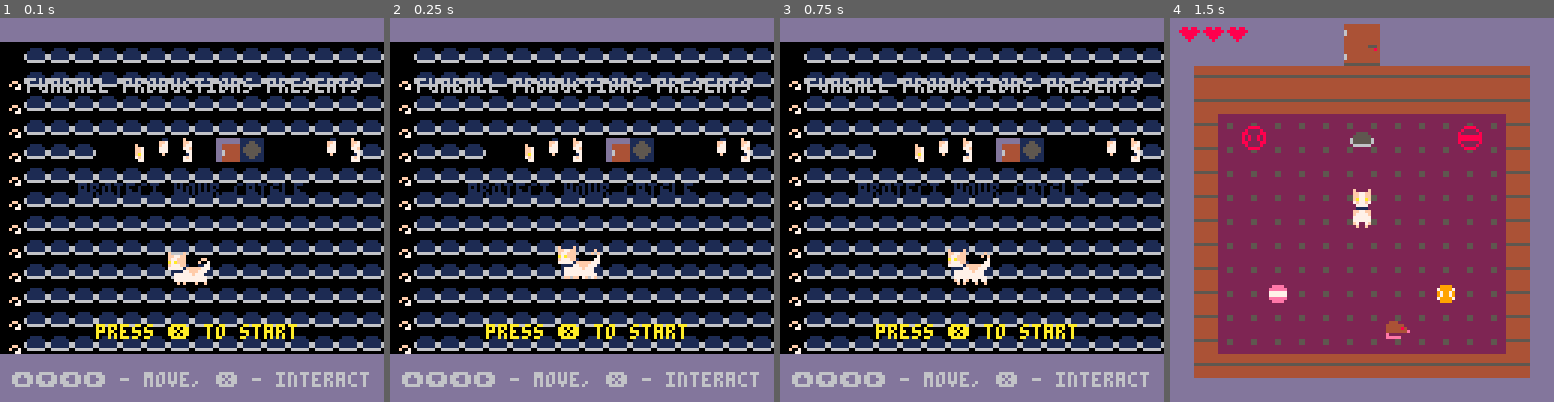
Above: before the commit, frames 1-4 (left to right).
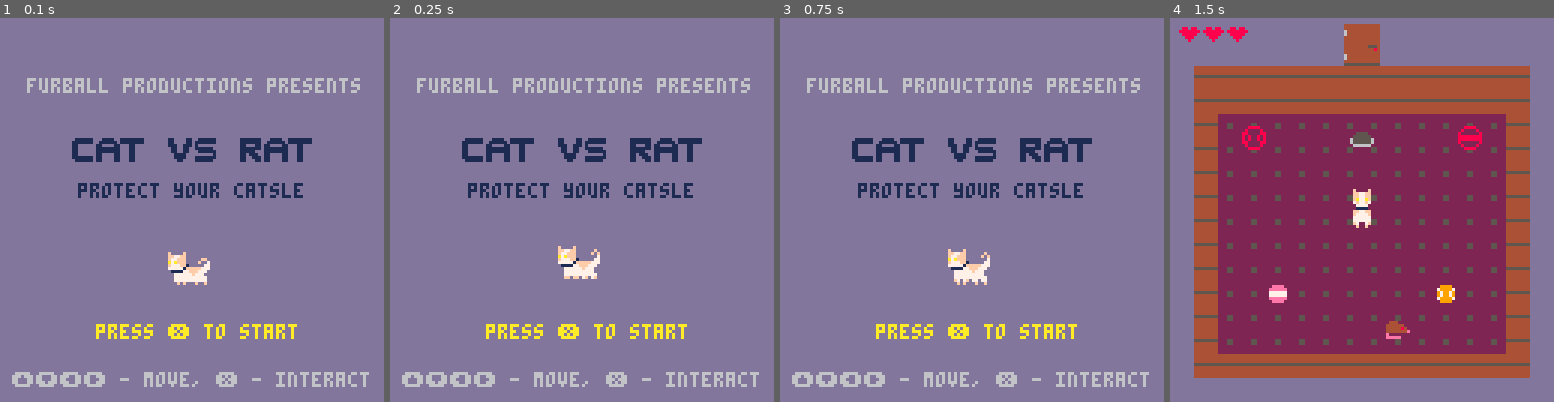
Above: after the commit, the same moments.

Repository: Mpgrime/GameDesign
Game: PICO-8 cartridge catgame.p8
Two runs of this game, one before a commit and one after it. Both use one fixed random seed, a clock stepped at 60 frames per second and the inputs below.
Inputs:
- Up to frame 1 (0.1 s): no input
- Up to frame 2 (0.25 s): no input
- Up to frame 3 (0.75 s): no input
- Up to frame 4 (1.5 s): tap X (X key) at 1.07 s

The runs differ from the first frame. In frame 1, 77% of the frame differs, in the area x 0-100%, y 6-88%; in frame 2, 77%; in frame 3, 77%; in frame 4, nothing differs.

Commit message:
Fixed the house walls "again" + Please don't just merge things

Diff:
--- a/catgame.p8
+++ b/catgame.p8
@@ -960,12 +960,12 @@
 47474343434343434343434343434343474754545d5e5d5e7d7e5d5e5d5e5454474743434343434343434343434343434747434343434343434343434343434347696f6f6f6f6f6f6f6f6f6f6f6f6f6f6969697f7f7f7f7f7f7f7f7f7f7f7f7f69697f7f6f6f6f6f6f6f6f6f6f60606069000000000000000000000000000000
 4747434343434343434343434343434347475454545454545454545454545454474743434343434343434343434343434747434343434343434343434343434347696f6f6f6f6f6f6f6f6f6f6f6f6f6f69697f7f7f7f7f7f7f7f7f7f7f7f7f7f69697f7f6f6f6f6f6f6f6f6f6f60606069000000000000000000000000000000
 4747434646464646464646464646464347475454545454545454545454545454474743434343434343434343434343434747434343434343434343434343434347696f6f6f6f6f6f6f6f6f6f6f6f6f6f69697f7f7f7f7f7f7f7f7f7f7f7f7f7f69696f6f6f6f6f6f6f6f6f6f6f60606069000000000000000000000000000000
-4747434646464646464646464646464347475454545454545454545454545454474743434343434343434343434343434747434343434343434343434848484347696f6f6f6f6f6f6f6f6f6f6f6f6f6f69697f7f7f7f7f7f7f7f7f7f7f7f7f7f69696f6f6f6f6f6f6f6f6f6f6060606069000000000000000000000000000000
-4747434646464646464646464646464347475454545454545454545454545454474743434343434343434343434343434747434343434343434343434848484347696f6f6f6f6f6f6f6f6f6f6f6f6f6f69697f7f7f7f7f7f7f7f7f7f7f7f7f7f69696f6f6f6f6f6f606060606060606069000000000000000000000000000000
-4747434646464646464646464646464347475454545454544343434343434343434343434343434343434343434343434343434343434343434343434848484347696f6f6f6f6f6f6f6f6f6f6f6f6f6f69697f7f7f7f7f7f7f7f7f7f7f7f7f7f69696f6f6f6f60606060606060606f6f69000000000000000000000000000000
-4747434646464646464646464646464347475454545454434343434343434343434343434343434343434343434343434343434343434343434343434848484347696f6f6f6f6f6f6f6f6f6f6f6f6f6f69697f7f7f7f7f7f7f7f7f7f7f7f7f7f69696f6f6f6f6060606f6f6f6f6f6f6f69000000000000000000000000000000
-4747434646464646464646464646464347475454545443434343434343434343434343434343434343434343434343434343434343434343434343434848484347696f6f6f6f6f6f6f6f6f6f6f6f6f6f69697f7f7f7f7f7f7f7f7f7f7f7f7f7f69696f6f6f6f60606f6f6f6f6f6f6f6f69000000000000000000000000000000
-4747434646464646464646464646464347475454544343434343434343434343474743434343434343434343434343434747434343434343434343434848484347696f6f6f6f6f6f6f6f6f6f6f6f6f6f69697f7f7f7f7f7f7f7f7f7f7f7f7f7f69696f6f6f6060606f6f6f6f6f6f6f6f69000000000000000000000000000000
+4747434646464646464646464646464347475454545454545454545454545454474743434343434343434343434343434747434343434343434343434348484847696f6f6f6f6f6f6f6f6f6f6f6f6f6f69697f7f7f7f7f7f7f7f7f7f7f7f7f7f69696f6f6f6f6f6f6f6f6f6f6060606069000000000000000000000000000000
+4747434646464646464646464646464347475454545454545454545454545454474743434343434343434343434343434747434343434343434343434348484847696f6f6f6f6f6f6f6f6f6f6f6f6f6f69697f7f7f7f7f7f7f7f7f7f7f7f7f7f69696f6f6f6f6f6f606060606060606069000000000000000000000000000000
+4747434646464646464646464646464347475454545454544343434343434343434343434343434343434343434343434343434343434343434343434348484847696f6f6f6f6f6f6f6f6f6f6f6f6f6f69697f7f7f7f7f7f7f7f7f7f7f7f7f7f69696f6f6f6f60606060606060606f6f69000000000000000000000000000000
+4747434646464646464646464646464347475454545454434343434343434343434343434343434343434343434343434343434343434343434343434348484847696f6f6f6f6f6f6f6f6f6f6f6f6f6f69697f7f7f7f7f7f7f7f7f7f7f7f7f7f69696f6f6f6f6060606f6f6f6f6f6f6f69000000000000000000000000000000
+4747434646464646464646464646464347475454545443434343434343434343434343434343434343434343434343434343434343434343434343434348484847696f6f6f6f6f6f6f6f6f6f6f6f6f6f69697f7f7f7f7f7f7f7f7f7f7f7f7f7f69696f6f6f6f60606f6f6f6f6f6f6f6f69000000000000000000000000000000
+4747434646464646464646464646464347475454544343434343434343434343474743434343434343434343434343434747434343434343434343434348484847696f6f6f6f6f6f6f6f6f6f6f6f6f6f69697f7f7f7f7f7f7f7f7f7f7f7f7f7f69696f6f6f6060606f6f6f6f6f6f6f6f69000000000000000000000000000000
 4747434646464646464646464646464347475454434343434343434343434343474743434343434343434343434343434747434343434343434343434343434347697f7f7f7f6f6f60606f6f6f7f7f7f69697f7f7f7f7f7f7f7f7f7f7f7f7f7f69696f6f6f6060606f6f6f6f6f6f6f6f69000000000000000000000000000000
 4747434646464646464646464646464347475443434343434343434343434343474743434343434343434343434343434747434343434343434343434343434347697f7f7f7f6f606060606f6f7f7f7f69697f7f7f7f7f7f7f7f7f7f7f7f7f7f69696060606060606f6f6f6f7f7f6f6f69000000000000000000000000000000
 4747434646464646464646464646464347474343434343434343434343434343474743434343434343434343434343434747434343434343434343434343434347697f7f7f7f6f606060606f6f7f7f7f696969696f6f6f6f6f6f6f6f6f6f6f6969696060606060606f6f6f6f7f7f6f6f69000000000000000000000000000000
@@ -973,7 +973,6 @@
 47474747474747474747474747474747474747474747474343434347474747474747474747474743434343474747474747474747474747434343434747474747476a69696969696060606069696969696a696969696969696f6f6f69696969696969606060606060696969696969696969000000000000000000000000000000
 4747474747474747474747474747474747474747474747434343434747474747474747474747474343434347474747474747474747474743434343474747474747616261626162616261626162616261624f4f4f4f4f4f4f4f4f4f4f4f4f4f4f4f5f5f5f5f5f5f5f5f5f5f5f5f5f5f5f5f000000000000000000000000000000
 4747474747474747474747474747474747474747474747434343434747474747474747474747474343434347474747474747474747474743434343474747474747616261626162616261626162616261624f4f4f4f4f4f4f4f4f4f4f4f4f4f4f4f5f5f5f5f5f5f5f5f5f5f5f5f5f5f5f5f000000000000000000000000000000
-<<<<<<< HEAD
 4747474747474747474747474747474747474343434343434343434343434343474743434343434343434343434343434747434343434343434343434343434347616261626162616261626162616261626364646464646464646464646464646863646464646464646464646464646468000000000000000000000000000000
 4747474747474747474747474747474747474343434343434343434343434343474743434343434343434343434343434747434343434343434343434343434347616261626162616261626162616261626364646464646464646464646464646863646464646464646464646464646468000000000000000000000000000000
 4747474747474747474747474747474747474343434343434343434343434343474743464646464646464646464646434747434343434343434343434343434347616261626162616261626162616261626364646464646464646464646464646863646464646464646464646464646468000000000000000000000000000000
@@ -987,28 +986,12 @@
 4747474747474747474747474747474747474343434358585858585843434343474743464646464646464646464646434747435555555555555555555555554347616261626162616261626162616261626364646464646464646464646464646863646464646464646464646464646468000000000050000000000000000000
 4747474747474747474747474747474747474343434343434343434343434343474743464646464646464646464646434747434343434343434343434343434347616261626162616261626162616261626364646464646464646464646464646863646464646464646464646464646468000000000050000000000000000000
 4747474747474747474747474747474747474343434343434343434343434343474743434343434343434343434343434747434343434343434343434343434347616261626162616261626162616261626364646464646464646464646464646863646464646464646464646464646468000000000050000000000000000000
-=======
-4747474747474747474747474747474747474343434343434343434343434343474743434343434343434343434343434747434343434343434343434343434345616261626162616261626162616261626364646464646464646464646464646863646464646464646464646464646468000000000000000000000000000000
-4747474747474747474747474747474747474343434343434343434343434343474743434343434343434343434343434747434343434343434343434343434345616261626162616261626162616261626364646464646464646464646464646863646464646464646464646464646468000000000000000000000000000000
-4747474747474747474747474747474747474343434343434343434343434343474743464646464646464646464646434747434343434343434343434343434345616261626162616261626162616261626364646464646464646464646464646863646464646464646464646464646468000000000000000000000000000000
-4747474747474747474747474747474747474343434343434343434343434343474743464646464646464646464646434747435555555555555555555555554345616161616161616161616161616161616364646464646464646464646464646863646464646464646464646464646468000000000000000000000000000000
-4747474790919247949547939192474747474343434358585858585843434343474743464646464646464646464646434747435556565656565656565656554345616161616161616161616161616161616364646464646464646464646464646863646464646464646464646464646468000000000000000000000000000000
-4747474747474747474747474747474747474343435857575757575758434343474743464646464646464646464646434747435556565656565656565656554345616161616161616161616161616161616364646464646464646464646464646863646464646464646464646464646468000000000000000000000000000000
-4747474747474747474747474747474747474343585757575757575757584343474743464646464646464646464646434747435556565656565656565656554345616161616161616161616161616161616364646464646464646464646464646863646464646464646464646464646468000000000000000000000000000000
-4747474747474747474747474747474747474343585757575757575757584343474743464646464646464646464646434747435556565656565656565656554345616161616161616161616161616161616364646464646464646464646464646863646464646464646464646464646468000000000000000000000000000000
-4747474747474747474747474747474747474343585757575757575757584343474743464646464646464646464646434747435556565656565656565656554345616161616161616161616161616161616364646464646464646464646464646863646464646464646464646464646468000000000000000000000000000000
-4747474747474747474747474747474747474343435857575757575758434343474743464646464646464646464646434747435556565656565656565656554345616261626162616261626162616261626364646464646464646464646464646863646464646464646464646464646468000000000050000000000000000000
-4747474747474747474747474747474747474343434358585858585843434343474743464646464646464646464646434747435555555555555555555555554345616261626162616261626162616261626364646464646464646464646464646863646464646464646464646464646468000000000050000000000000000000
-4747474747474747474747474747474747474343434343434343434343434343474743464646464646464646464646434747434343434343434343434343434345616261626162616261626162616261626364646464646464646464646464646863646464646464646464646464646468000000000050000000000000000000
-4747474747474747474747474747474747474343434343434343434343434343474743434343434343434343434343434747434343434343434343434343434345616261626162616261626162616261626364646464646464646464646464646863646464646464646464646464646468000000000050000000000000000000
-…(11 lines of a section not shown)…
+…(9 lines of a section not shown)…
Not shown, changed: the music (__music__) section of catgame.p8
